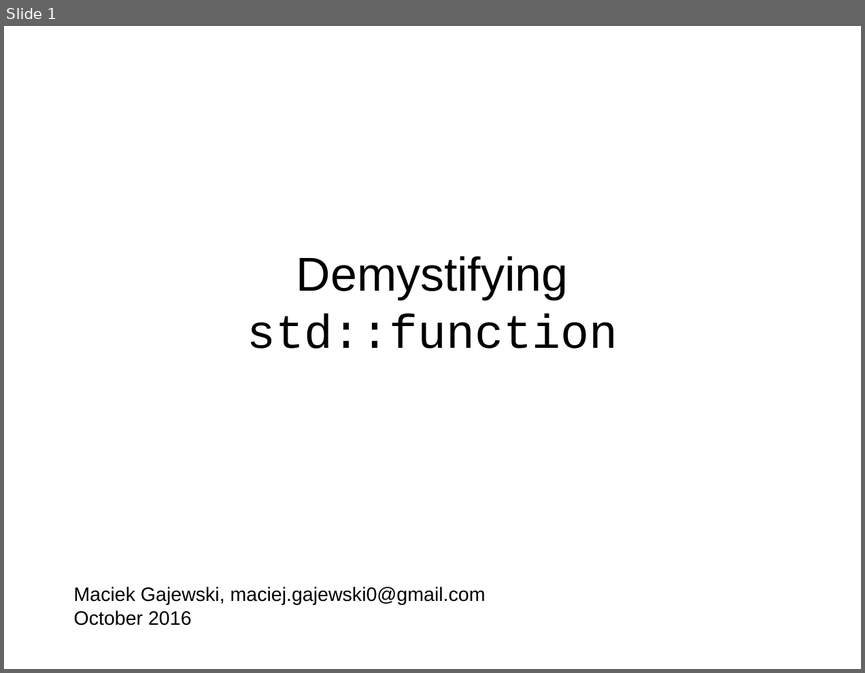
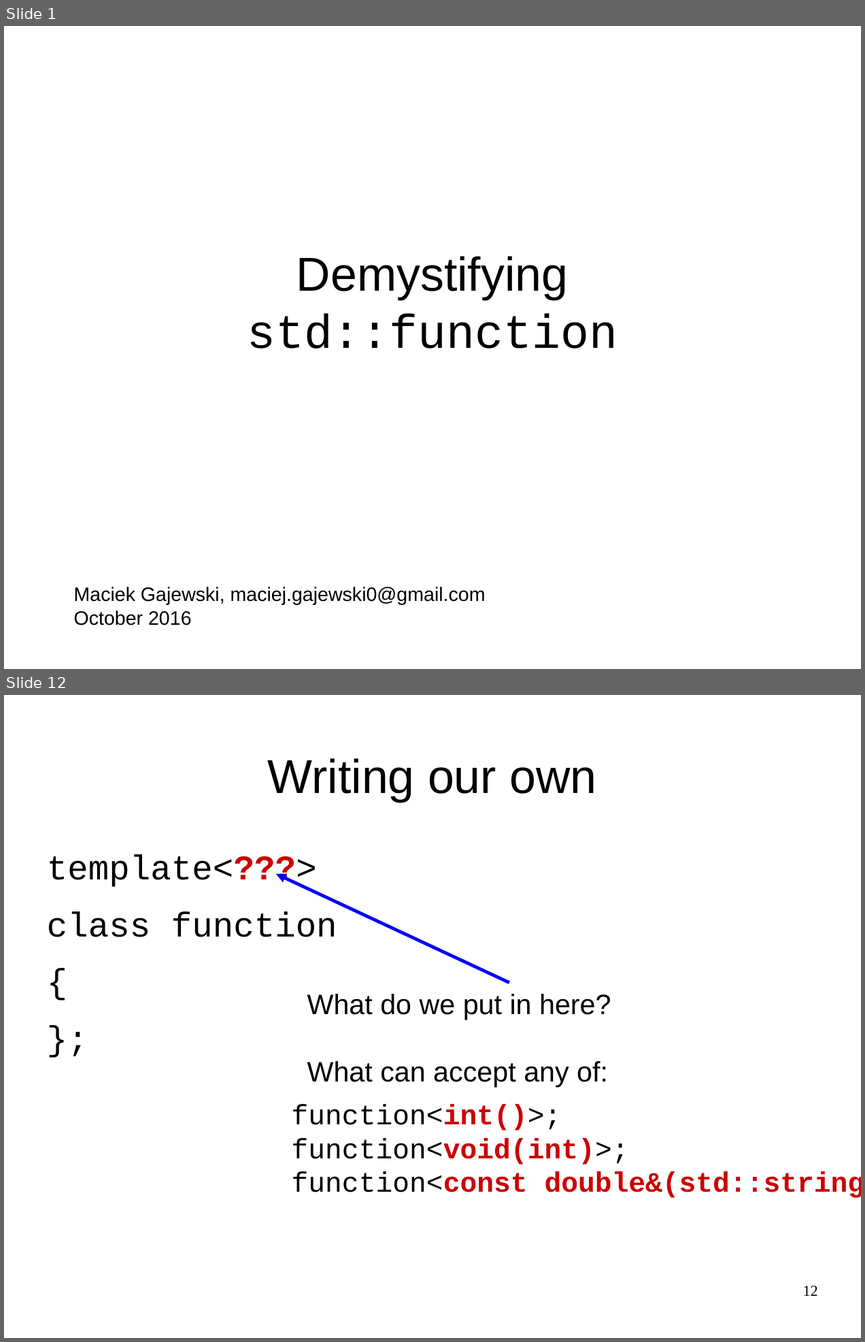
Before and after one commit to maciekgajewski/demystifying_std_function, a slide deck: demystifying-std-function.odp. Shown one above the other, each under a label of ours: slide 1 before the commit, slides 1 and 12 after it; the slides between them are not shown. The pictures are 865x673 and 865x1342 pixels, drawn with LibreOffice and Linux fonts; fonts in the diff are those of the drawing. Boxes give left, top, right and bottom in pixels: in the first picture for what was removed or moved away, otherwise in the second. Text is boxed around its words. In the diff, an @@ line names an element or a change of style, - is before the commit and + after.

Commit message:
test added for from-funtor function

```diff
--- a/demystifying-std-function.odp
+++ b/demystifying-std-function.odp
@@ slide 12 added at <box>4,695,861,1338</box>, background #FFFFFF @@
@@ title added at <box>268,758,596,802</box>, 44 pt, text #000000 @@
+Writing our own
@@ text added at <box>47,855,337,937</box>, 32 pt, text #000000 @@
+template<???>
+class function
+{
+};
@@ arrow added from (509, 983) to (276, 874), #0000FF 3 pt @@
@@ text added at <box>307,994,611,1087</box>, 26 pt, text #000000 @@
+What do we put in here?
+What can accept any of:
@@ text added at <box>292,1104,861,1198</box>, 26 pt, text #CC0000, bold @@
+function<int()>;
+function<void(int)>;
+function<const double&(std::string*)>;
@@ page number added at <box>803,1285,818,1295</box>, 14 pt, text #000000 @@
+12
```
Also in this commit, not shown: 6 slides changed, 10 other slides added, 2 other files.
